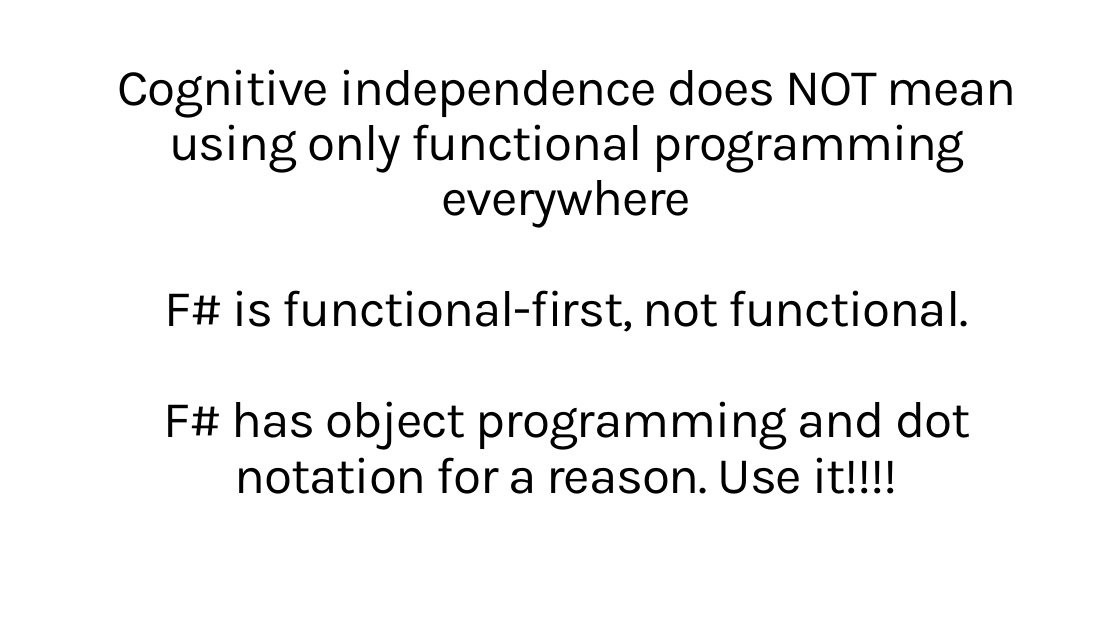
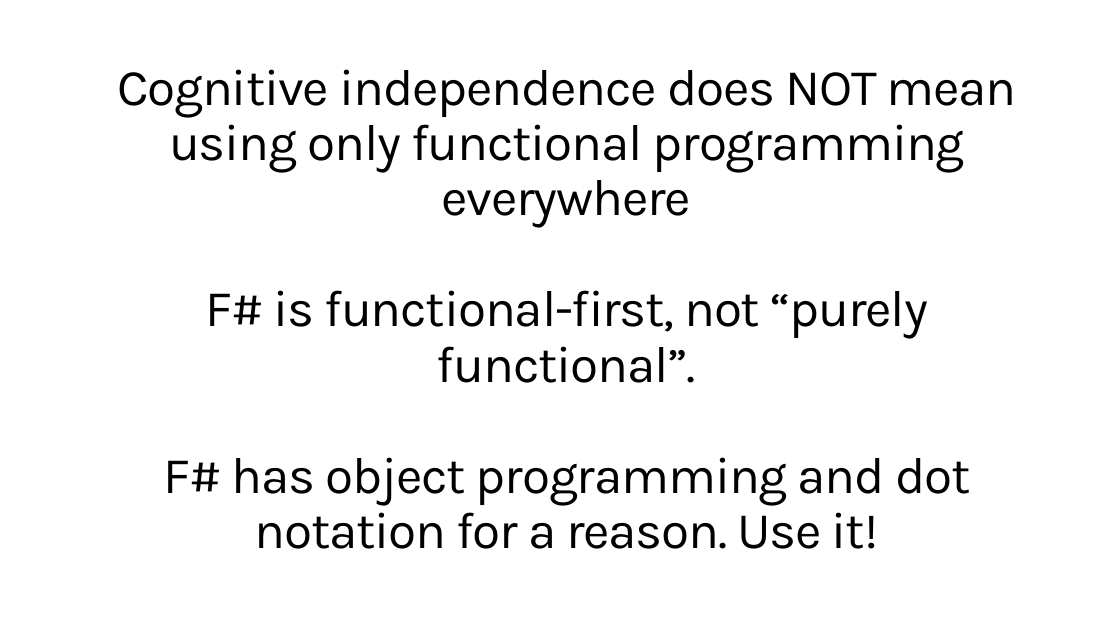
Before and after one commit to dsyme/dsyme-presentations, a slide deck: slide 29 of 2020-06-04-fsharpconf/on-independence.pptx (slide 30 before the commit). Drawn at 1120x630 pixels with LibreOffice and Linux fonts; fonts in the diff are those of the drawing. Boxes give left, top, right and bottom in pixels: in the first picture for what was removed or moved away, otherwise in the second. Text is boxed around its words. In the diff, an @@ line names an element or a change of style, - is before the commit and + after.

```diff
--- a/2020-06-04-fsharpconf/on-independence.pptx
+++ b/2020-06-04-fsharpconf/on-independence.pptx
@@ title at [117,69,1017,549]: text changed @@
-Cognitive independence does NOT mean using only functional programming everywhere
-F# is functional-first, not functional.
-F# has object programming and dot notation for a reason. Use it!!!!
+Cognitive independence does NOT mean using only functional programming everywhere
+F# is functional-first, not “purely functional”.
+F# has object programming and dot notation for a reason. Use it!
```
Also in this commit, not shown: 12 other slides changed, 4 slides added, 3 slides removed, 2 other files.
